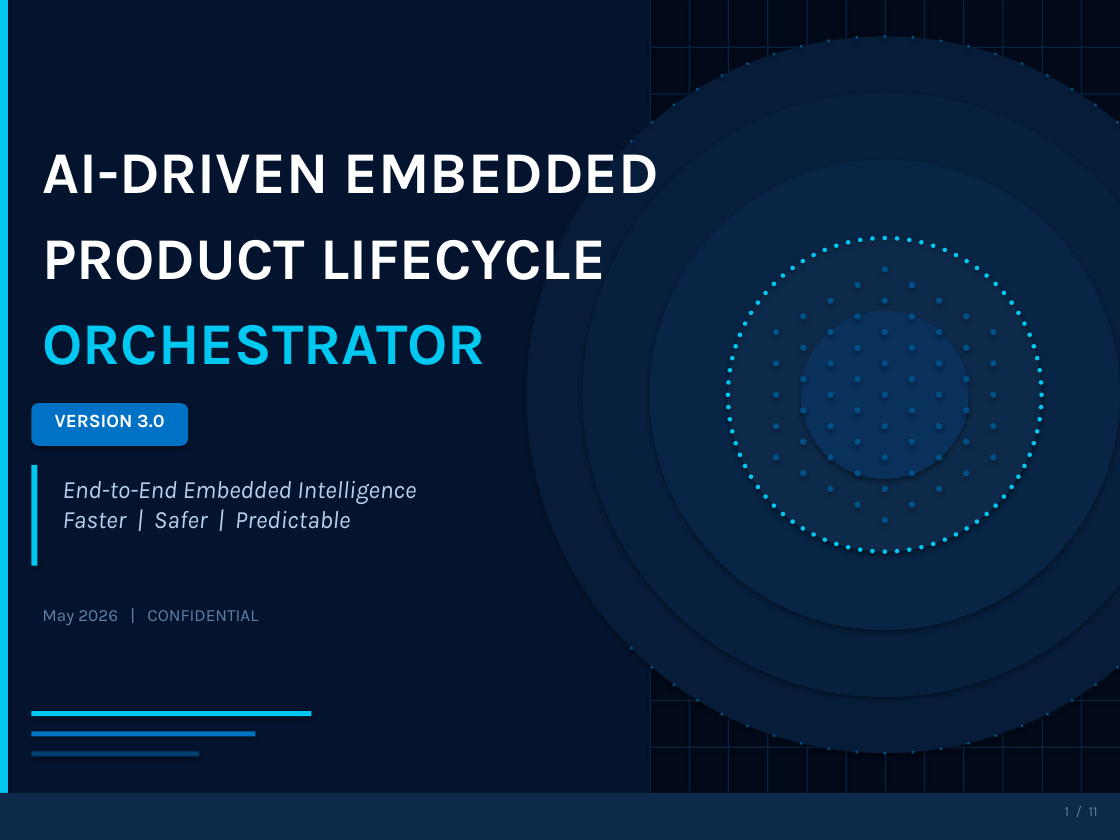
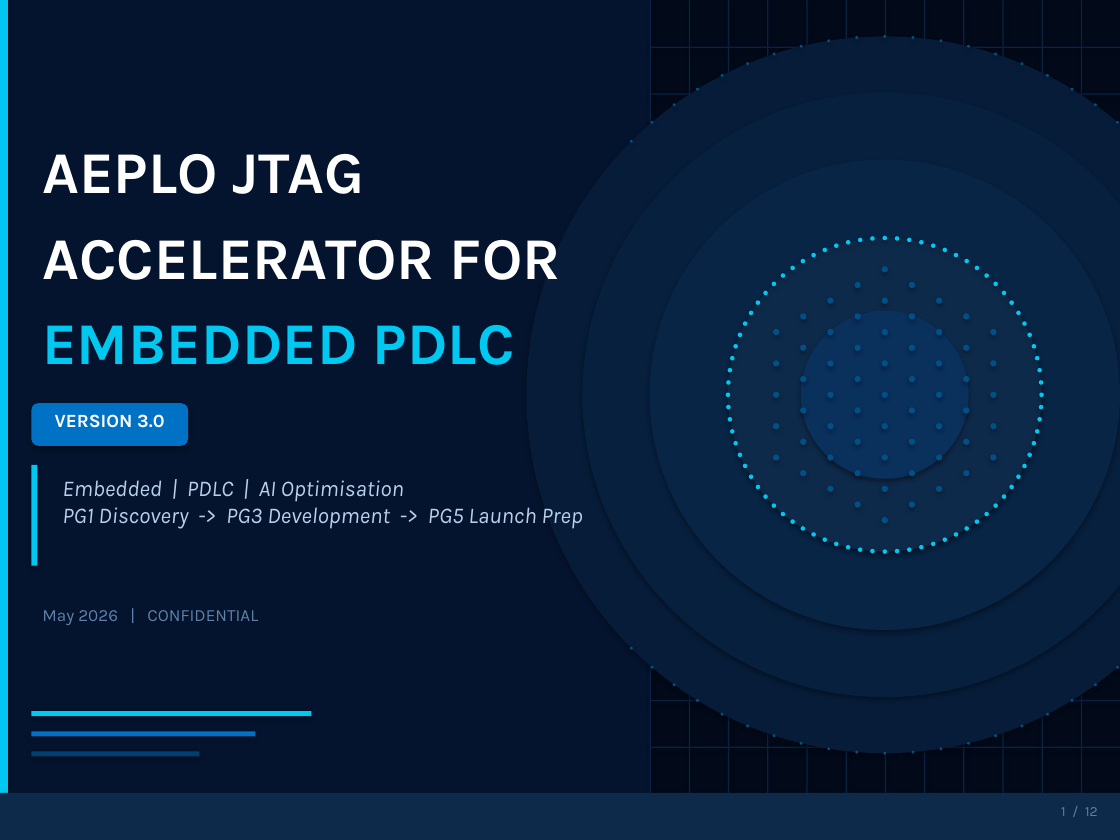
Before and after one commit to shyamnexus/HON_PPT, a slide deck: slide 1 of AI-Driven Embedded Product Lifecycle OrchestratorV3.pptx. Drawn at 1120x840 pixels with LibreOffice and Linux fonts; fonts in the diff are those of the drawing. Boxes give left, top, right and bottom in pixels: in the first picture for what was removed or moved away, otherwise in the second. Text is boxed around its words. In the diff, an @@ line names an element or a change of style, - is before the commit and + after.

```diff
--- a/AI-Driven Embedded Product Lifecycle OrchestratorV3.pptx
+++ b/AI-Driven Embedded Product Lifecycle OrchestratorV3.pptx
@@ text at (x1=42, y1=154, x2=365, y2=194): text changed @@
-AI-DRIVEN EMBEDDED
+AEPLO JTAG
@@ text at (x1=42, y1=240, x2=561, y2=280): text changed @@
-PRODUCT LIFECYCLE
+ACCELERATOR FOR
@@ text at (x1=42, y1=325, x2=515, y2=365): text changed @@
-ORCHESTRATOR
+EMBEDDED PDLC
@@ text at (x1=62, y1=480, x2=583, y2=529): text changed; size 16 to 14.5 pt @@
-End-to-End Embedded Intelligence
-Faster | Safer | Predictable
+Embedded | PDLC | AI Optimisation
+PG1 Discovery -> PG3 Development -> PG5 Launch Prep
@@ text at (x1=1061, y1=807, x2=1098, y2=816): text changed @@
-1 / 11
+1 / 12
```
Also in this commit, not shown: 8 other slides changed, 3 slides added, 2 slides removed, 2 other files.
